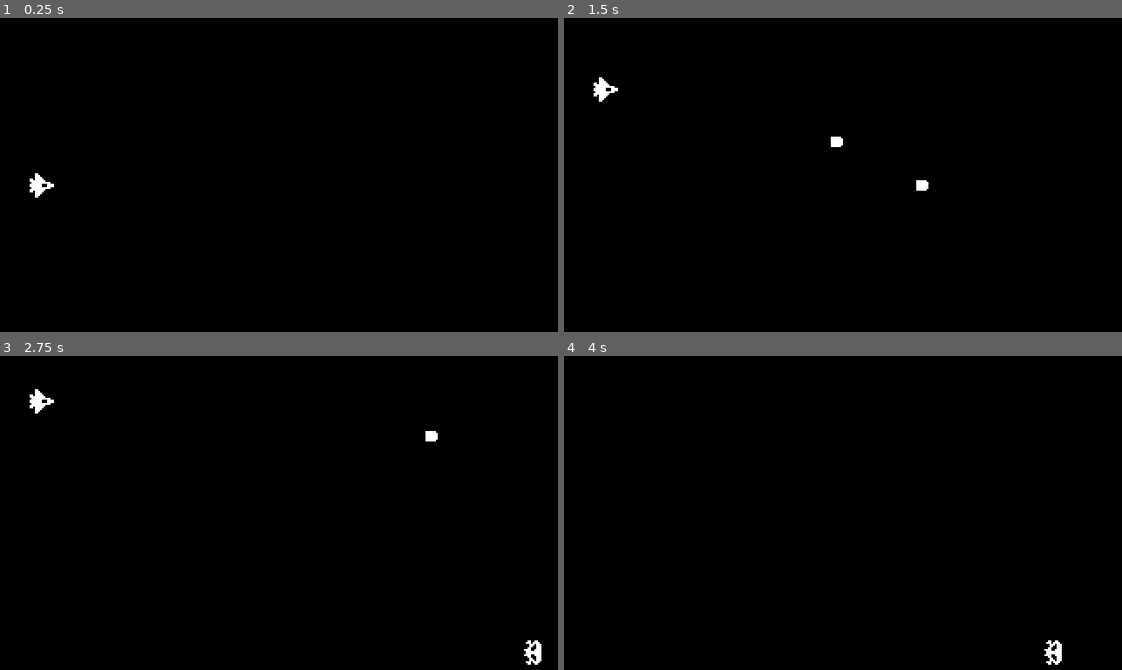
Above: before the commit, frames 1-4 (two rows, left to right).
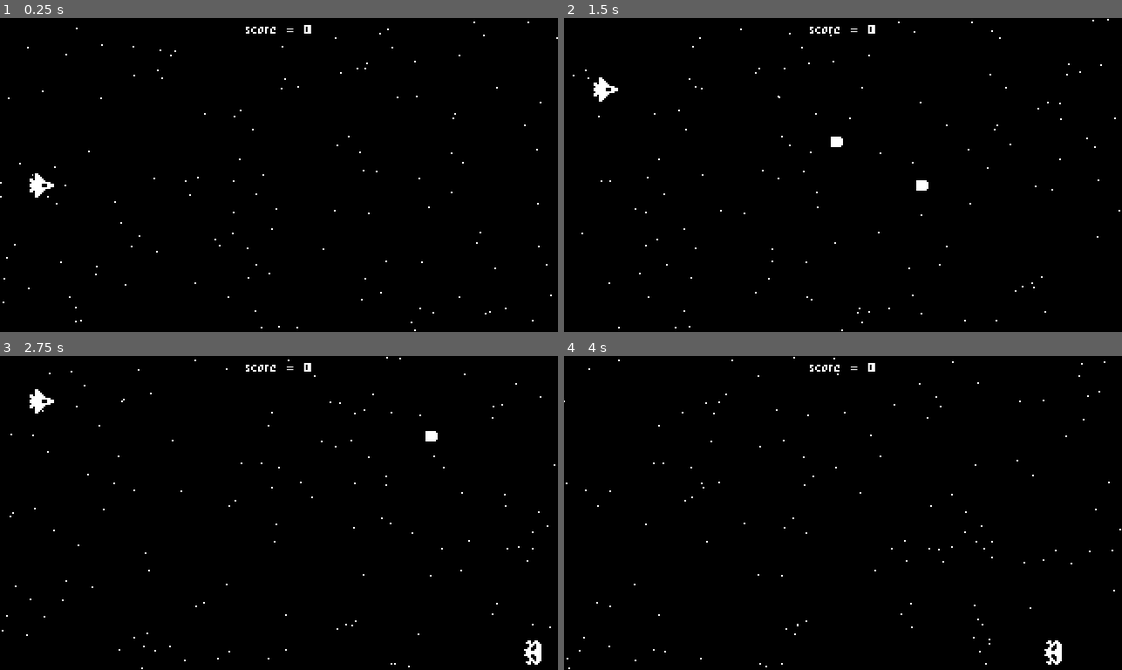
Above: after the commit, the same moments.

Repository: Gaji-Mahmamud/SpaceShooter
Game: Godot game, scene res://world.tscn
Same seed, same stepped clock (60 frames per second), same inputs: the game is played once before the commit and once after it.
Inputs:
- Up to frame 1 (0.25 s): no input
- Up to frame 2 (1.5 s): tap Enter (ui_accept) at 0.5, 0.77 s; hold Up (ui_up) 0.53-1.28 s; hold Down (ui_down) from 1.28 s (still down)
- Up to frame 3 (2.75 s): tap Enter (ui_accept) at 1.52 s; release Down (ui_down) at 2.03 s; hold Up (ui_up) from 2.03 s (still down)
- Up to frame 4 (4 s): tap Enter (ui_accept) at 3.02, 3.77 s; release Up (ui_up) at 3.53 s; hold Down (ui_down) from 3.53 s (still down)

The runs differ from the first frame. In frame 1, 0.3% of the frame differs, in the area x 0-100%, y 1-100%; in frame 2, 0.3%; in frame 3, 0.3%; in frame 4, 0.3%.

Commit message:
Particle Effects

Diff:
--- a/enemy.gd
+++ b/enemy.gd
@@ -10,6 +10,8 @@
 	body.queue_free()
 	armor -= 1
 	if armor <= 0:
+		var world = get_tree().current_scene
+		world.score += 1
 		queue_free()
 
 func _on_visible_on_screen_notifier_2d_screen_exited():
--- /dev/null
+++ b/hit_effect.gd
@@ -0,0 +1,9 @@
+extends Node2D
+
+@onready var cpu_particles_2d = $CPUParticles2D
+
+func _ready():
+	cpu_particles_2d.one_shot = true
+
+func _on_timer_timeout():
+	queue_free()
--- /dev/null
+++ b/hit_effect.tscn
@@ -0,0 +1,26 @@
+[gd_scene load_steps=3 format=3 uid="uid://x1tjpbknxs2s"]
+
+[ext_resource type="Script" path="res://hit_effect.gd" id="1_ffuxc"]
+
+[sub_resource type="Gradient" id="Gradient_i8r2d"]
+offsets = PackedFloat32Array(0, 0.626667, 1)
+colors = PackedColorArray(1, 1, 1, 1, 1, 1, 1, 1, 1, 1, 1, 0)
+
+[node name="HitEffect" type="Node2D"]
+script = ExtResource("1_ffuxc")
+
+[node name="CPUParticles2D" type="CPUParticles2D" parent="."]
+amount = 6
+lifetime = 0.5
+explosiveness = 1.0
+spread = 180.0
+gravity = Vector2(0, 0)
+initial_velocity_max = 50.0
+scale_amount_min = 1.5
+scale_amount_max = 1.5
+color_ramp = SubResource("Gradient_i8r2d")
+
+[node name="Timer" type="Timer" parent="."]
+wait_time = 0.5
+
+[connection signal="timeout" from="Timer" to="." method="_on_timer_timeout"]
--- a/laser.tscn
+++ b/laser.tscn
@@ -1,6 +1,7 @@
-[gd_scene load_steps=3 format=3 uid="uid://dhb063q04ovhn"]
+[gd_scene load_steps=4 format=3 uid="uid://dhb063q04ovhn"]
 
 [ext_resource type="Texture2D" uid="uid://ccgjvds30xx0d" path="res://laser.png" id="1_ct24t"]
+[ext_resource type="PackedScene" uid="uid://caf0xjgj0dds6" path="res://explosion_creator.tscn" id="2_7fjnh"]
 
 [sub_resource type="RectangleShape2D" id="RectangleShape2D_wow08"]
 size = Vector2(7, 6)
@@ -20,4 +21,6 @@
 position = Vector2(1.78814e-07, -7.15256e-07)
 scale = Vector2(0.3, 0.3)
 
+[node name="ExplosionCreator" parent="." instance=ExtResource("2_7fjnh")]
+
 [connection signal="screen_exited" from="VisibleOnScreenNotifier2D" to="." method="queue_free"]
--- /dev/null
+++ b/world.gd
@@ -0,0 +1,10 @@
+extends Node2D
+
+@onready var score_label = $ScoreLabel
+
+var score = 0 :
+	get:
+		return score
+	set(value):
+		score = value
+		score_label.text = "Score: " + str(score)
--- a/world.tscn
+++ b/world.tscn
@@ -1,9 +1,16 @@
-[gd_scene load_steps=3 format=3 uid="uid://hxucbikome21"]
+[gd_scene load_steps=6 format=3 uid="uid://hxucbikome21"]
 
+[ext_resource type="Script" path="res://world.gd" id="1_ad6jc"]
 [ext_resource type="PackedScene" uid="uid://cqaom2xxd8ffl" path="res://ship.tscn" id="1_eavik"]
 [ext_resource type="PackedScene" uid="uid://d3m4naafbaxj" path="res://enemy_spawner.tscn" id="2_wb08n"]
+[ext_resource type="FontFile" uid="uid://bsdox2lnuymfn" path="res://pixel_rpg.ttf" id="3_d1c2q"]
+
+[sub_resource type="LabelSettings" id="LabelSettings_25u65"]
+font = ExtResource("3_d1c2q")
+font_size = 6
 
 [node name="World" type="Node2D"]
+script = ExtResource("1_ad6jc")
 
 [node name="Background" type="ColorRect" parent="."]
 offset_right = 320.0
@@ -16,3 +23,25 @@
 
 [node name="EnemySpawner" parent="." instance=ExtResource("2_wb08n")]
 position = Vector2(320, 0)
+
+[node name="ScoreLabel" type="Label" parent="."]
+offset_left = 64.0
+offset_right = 256.0
+offset_bottom = 16.0
+text = "score = 0"
+label_settings = SubResource("LabelSettings_25u65")
+horizontal_alignment = 1
+vertical_alignment = 1
+
+[node name="StarParticles" type="CPUParticles2D" parent="."]
+position = Vector2(320, 90)
+amount = 200
+lifetime = 7.0
+preprocess = 7.0
+emission_shape = 3
+emission_rect_extents = Vector2(1, 90)
+direction = Vector2(-1, 0)
+spread = 0.0
+gravity = Vector2(0, 0)
+initial_velocity_min = 50.0
+initial_velocity_max = 100.0
